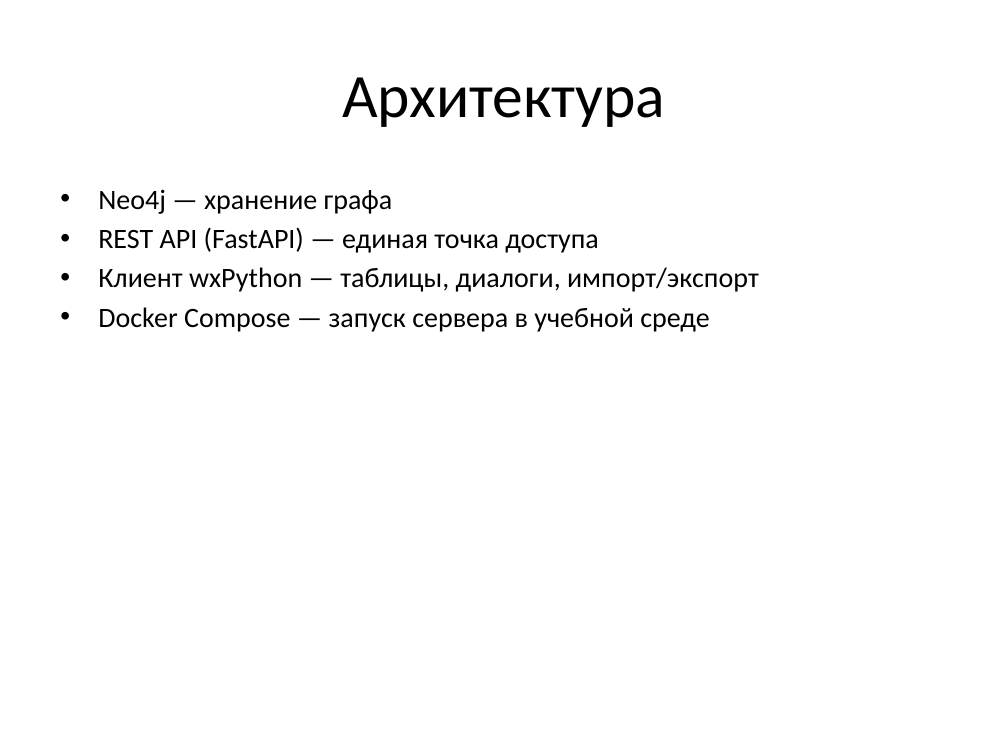
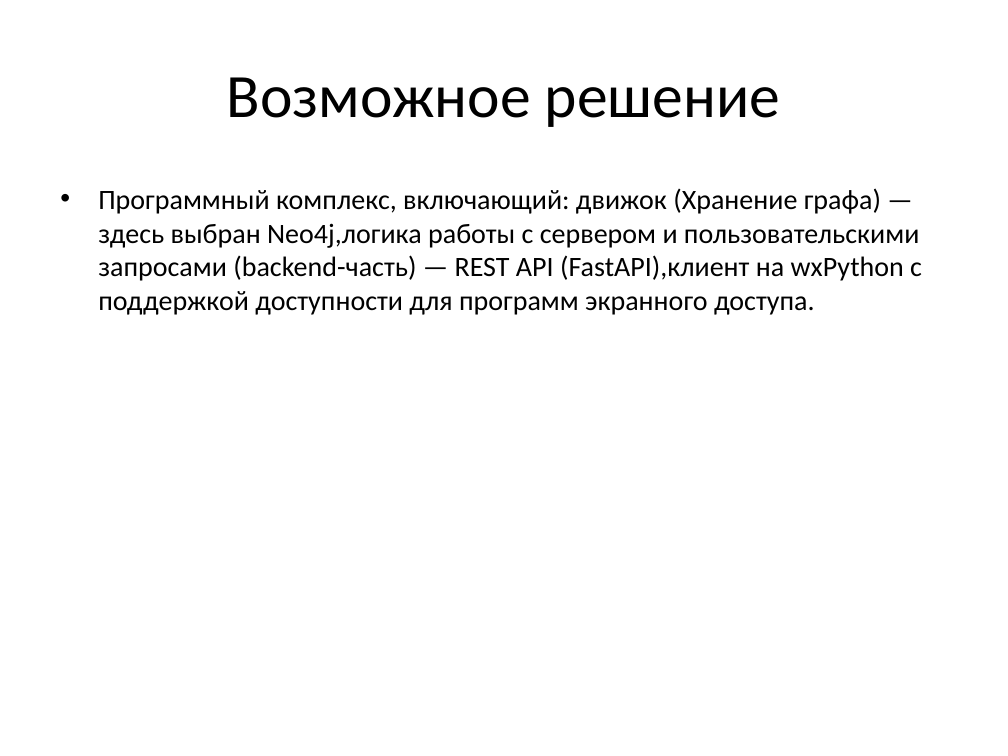
Before and after one commit to SasnikOmega/graph-search-engine, a slide deck: slide 4 of docs/презентация.pptx (slide 5 before the commit). Drawn at 1008x756 pixels with LibreOffice and Linux fonts; fonts in the diff are those of the drawing. Boxes give left, top, right and bottom in pixels: in the first picture for what was removed or moved away, otherwise in the second. Text is boxed around its words. In the diff, an @@ line names an element or a change of style, - is before the commit and + after.

```diff
--- a/docs/презентация.pptx
+++ b/docs/презентация.pptx
@@ title at bbox=[227, 77, 780, 127]: text changed @@
-Архитектура
+Возможное решение
@@ text at bbox=[98, 188, 922, 315]: text changed @@
-• Neo4j — хранение графа
-• REST API (FastAPI) — единая точка доступа
-• Клиент wxPython — таблицы, диалоги, импорт/экспорт
-• Docker Compose — запуск сервера в учебной среде
+• Программный комплекс, включающий: движок (Хранение графа) — здесь выбран Neo4j,логика работы с сервером и пользовательскими запросами (backend-часть) — REST API (FastAPI),клиент на wxPython с поддержкой доступности для программ экранного доступа.
```
Also in this commit, not shown: 6 other slides changed, 4 slides added, 3 slides removed.
